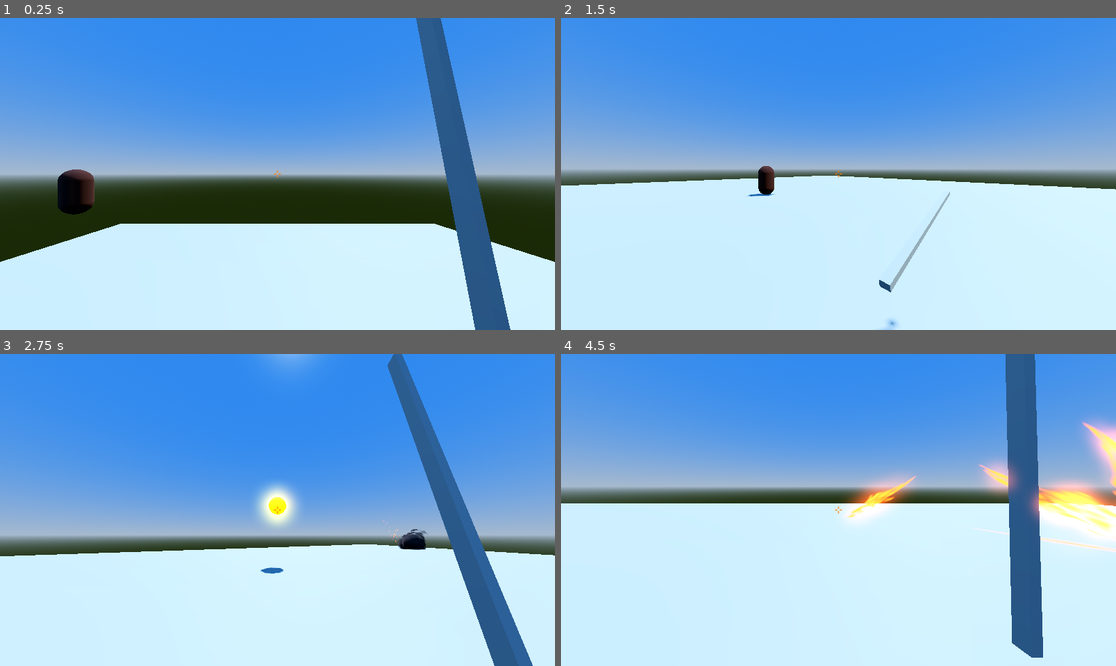
Above: before the commit, frames 1-4 (two rows, left to right).
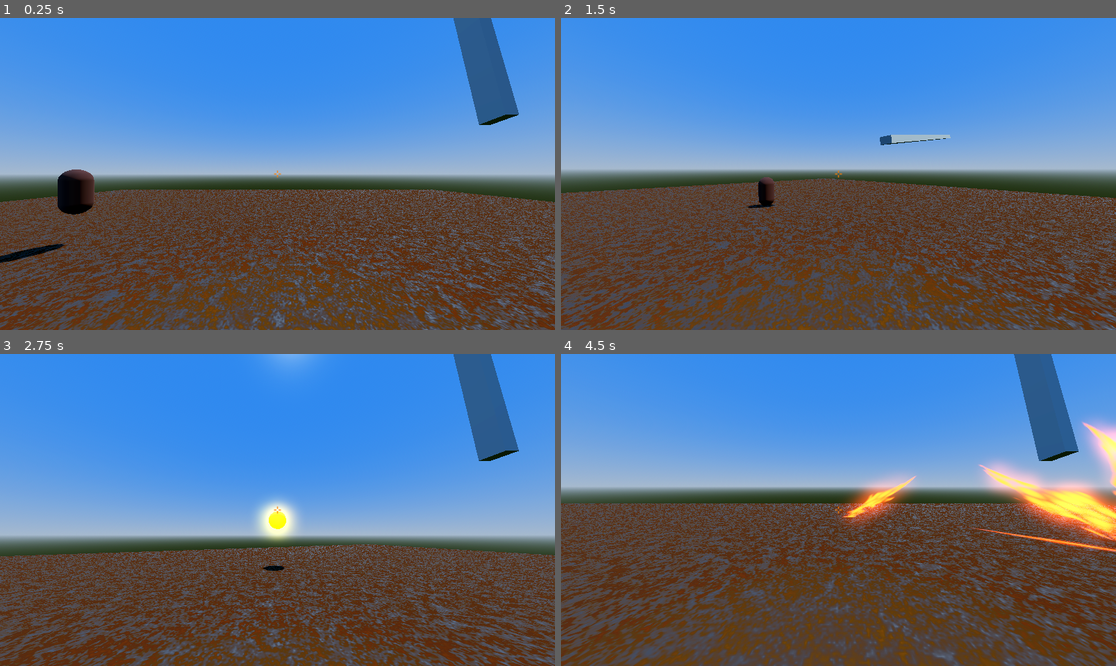
Above: after the commit, the same moments.

Repository: hottpants/midevilarena
Game: Godot game, scene res://Scenes/game_canvas.tscn
Same seed, same stepped clock (60 frames per second), same inputs: the game is played once before the commit and once after it.
Inputs (mouse positions are in pixels of both pictures, inside the frame that each line leads up to):
- Up to frame 1 (0.25 s): no input
- Up to frame 2 (1.5 s): tap Enter (ui_accept) at 0.5 s; move the mouse to (866, 174) at 0.52 s; hold W (forward) from 0.53 s (still down); click (866, 174) at 0.6 s; tap Space (jump) at 0.77 s; move the mouse to (810, 174) at 1.27 s; right-click (810, 174) at 1.35 s
- Up to frame 3 (2.75 s): keep holding W (forward); tap Space (jump) at 1.52 s; move the mouse to (288, 503) at 2.02 s; click (288, 503) at 2.1 s
- Up to frame 4 (4.5 s): move the mouse to (832, 516) at 2.77 s; right-click (832, 516) at 2.85 s; tap Space (jump) at 3.02, 3.77 s; move the mouse to (877, 513) at 3.52 s; click (877, 513) at 3.6 s; tap Escape (pause) at 4.15 s; release W (forward) at 4.25 s; click "Resume" at 4.25 s

The runs differ from the first frame. In frame 1, 49% of the frame differs, in the area x 0-100%, y 0-100%; in frame 2, 48%; in frame 3, 44%; in frame 4, 56%.

Commit message:
fucking stupid stuff

Diff:
--- a/Resources/Shaders/ground.tres
+++ b/Resources/Shaders/ground.tres
@@ -65,7 +65,6 @@
 
 }
 "
-graph_offset = Vector2(-243.067, 55.2397)
 nodes/fragment/0/position = Vector2(780, 60)
 nodes/fragment/2/node = SubResource("VisualShaderNodeTexture_xqmcc")
 nodes/fragment/2/position = Vector2(-40, 260)
--- a/Scenes/game_canvas.tscn
+++ b/Scenes/game_canvas.tscn
@@ -2,6 +2,7 @@
 
 [ext_resource type="Script" uid="uid://def32m0jf1hdf" path="res://Scripts/world_3d.gd" id="1_3ueiv"]
 [ext_resource type="Texture2D" uid="uid://vnq4ejk0miiu" path="res://Sprites/pixil-frame-0.png" id="2_cnxep"]
+[ext_resource type="Shader" uid="uid://7g8nqgiuubu" path="res://Resources/Shaders/ground.tres" id="2_deuvg"]
 
 [sub_resource type="ProceduralSkyMaterial" id="ProceduralSkyMaterial_u8qh4"]
 sky_top_color = Color(0.164195, 0.418183, 0.873869, 1)
@@ -18,32 +19,11 @@
 tonemap_mode = 2
 glow_enabled = true
 
-[sub_resource type="BoxShape3D" id="BoxShape3D_u8qh4"]
-size = Vector3(60, 2, 60)
-
-[sub_resource type="BoxMesh" id="BoxMesh_u8qh4"]
-size = Vector3(60, 2, 60)
+[sub_resource type="ShaderMaterial" id="ShaderMaterial_yu30h"]
+render_priority = 0
+shader = ExtResource("2_deuvg")
 
 [node name="GameCanvas" type="CanvasLayer"]
-
-[node name="WorldEnvironment" type="WorldEnvironment" parent="."]
-environment = SubResource("Environment_v5jsk")
-
-[node name="DirectionalLight3D" type="DirectionalLight3D" parent="."]
-transform = Transform3D(-0.866025, -0.433013, 0.25, 0, 0.5, 0.866025, -0.5, 0.75, -0.433013, 0, 0, 0)
-shadow_enabled = true
-
-[node name="World3D" type="Node3D" parent="."]
-script = ExtResource("1_3ueiv")
-
-[node name="Ground" type="StaticBody3D" parent="World3D"]
-transform = Transform3D(1, 0, 0, 0, 1, 0, 0, 0, 1, 0, -10, 0)
-
-[node name="GroundCollision" type="CollisionShape3D" parent="World3D/Ground"]
-shape = SubResource("BoxShape3D_u8qh4")
-
-[node name="GroundShape" type="MeshInstance3D" parent="World3D/Ground"]
-mesh = SubResource("BoxMesh_u8qh4")
 
 [node name="HUD" type="Control" parent="."]
 layout_mode = 3
@@ -98,5 +78,21 @@
 layout_mode = 2
 text = "Exit"
 
+[node name="WorldEnvironment" type="WorldEnvironment" parent="."]
+environment = SubResource("Environment_v5jsk")
+
+[node name="DirectionalLight3D" type="DirectionalLight3D" parent="."]
+transform = Transform3D(-0.866025, -0.433013, 0.25, 0, 0.5, 0.866025, -0.5, 0.75, -0.433013, 0, 0, 0)
+shadow_enabled = true
+
+[node name="World3D" type="Node3D" parent="."]
+script = ExtResource("1_3ueiv")
+
+[node name="CSGBox3D" type="CSGBox3D" parent="World3D"]
+transform = Transform3D(1, 0, 0, 0, 1, 0, 0, 0, 1, 0, -3.02407, 0)
+material_override = SubResource("ShaderMaterial_yu30h")
+use_collision = true
+size = Vector3(60, 1, 60)
+
 [connection signal="pressed" from="HUD/Menu/VBoxContainer/VBoxContainer/Resume" to="World3D" method="_on_resume_pressed"]
 [connection signal="pressed" from="HUD/Menu/VBoxContainer/VBoxContainer/Exit" to="World3D" method="_on_exit_pressed"]
--- a/Scenes/sword.tscn
+++ b/Scenes/sword.tscn
@@ -1,6 +1,6 @@
 [gd_scene load_steps=8 format=3 uid="uid://ci2ixe0y0wlck"]
 
-[ext_resource type="Script" uid="uid://dxoc76sgrj5um" path="res://sword.gd" id="1_goa0h"]
+[ext_resource type="Script" uid="uid://dxoc76sgrj5um" path="res://Scripts/sword.gd" id="1_goa0h"]
 
 [sub_resource type="BoxMesh" id="BoxMesh_6wdhb"]
 
--- a/Scripts/player.gd
+++ b/Scripts/player.gd
@@ -18,8 +18,7 @@
 func _ready():
 	Input.mouse_mode = Input.MOUSE_MODE_CAPTURED
 	var sword = SWORD.instantiate()
-	add_child(sword)
-
+	$Camera3D.add_child(sword)
 
 func _physics_process(delta: float) -> void:
 	# Add the gravity.
--- a/Scripts/world_3d.gd
+++ b/Scripts/world_3d.gd
@@ -5,11 +5,12 @@
 
 var player
 var paused := false
+@onready var MENU = $"../HUD/Menu"
 
 # Called when the node enters the scene tree for the first time.
 func _ready() -> void:
 
-	$"../HUD/Menu".visible = false
+	MENU.visible = false
 	player = PLAYER.instantiate()
 	add_child(player)
 
@@ -24,18 +25,18 @@
 	if Input.is_action_just_pressed("pause"):
 		if Input.mouse_mode == Input.MOUSE_MODE_VISIBLE: ## PAUSED
 			Input.mouse_mode = Input.MOUSE_MODE_CAPTURED
-			$"../HUD/Menu".visible = false
+			MENU.visible = false
 			paused = false
 		else:                                            ## NOT PAUSED
 			Input.mouse_mode = Input.MOUSE_MODE_VISIBLE
-			$"../HUD/Menu".visible = true
+			MENU.visible = true
 			paused = true
 
 
 func _on_resume_pressed() -> void:
 	if paused:
 		Input.mouse_mode = Input.MOUSE_MODE_CAPTURED
-		$"../HUD/Menu".visible = false
+		MENU.visible = false
 		paused = false
 		player.paused = false
 
--- a/project.godot
+++ b/project.godot
@@ -88,6 +88,6 @@
 }
 swing={
 "deadzone": 0.2,
-"events": [Object(InputEventMouseButton,"resource_local_to_s …(115 unchanged characters)… alse,"meta_pressed":false,"button_mask":0,"position":Vector2(0, 0),"global_position":Vector2(0, 0),"factor":1.0,"button_index":2,"canceled":false,"pressed":false,"double_click":false,"script":null)
+"events": [Object(InputEventMouseButton,"resource_local_to_s …(115 unchanged characters)… alse,"meta_pressed":false,"button_mask":2,"position":Vector2(154, 22),"global_position":Vector2(163, 70),"factor":1.0,"button_index":2,"canceled":false,"pressed":true,"double_click":false,"script":null)
 ]
 }
Not shown: 1 places in Resources/Shaders/grass.tres that only renumber resources
Renamed: sword.gd -> Scripts/sword.gd
Renamed: sword.gd.uid -> Scripts/sword.gd.uid
